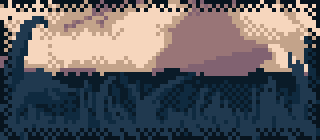
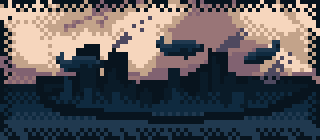
Comparing the layer stacks of the two 320px x 140px images. Changes:
removed layer "Layer 3" over left=0, top=16, right=320, bottom=140
added layer "Layer 13" above "Layer 12" over left=244, top=40, right=280, bottom=64
added layer "Layer 12" above "Layer 11" over left=56, top=52, right=104, bottom=76
added layer "Layer 11" above "Layer 9" over left=156, top=36, right=204, bottom=60
added layer "Layer 9" above "Layer 10" over left=48, top=16, right=300, bottom=112
added layer "Layer 10" above "Title" over left=36, top=76, right=320, bottom=124
added layer "Title" above "Layer 8" over left=0, top=84, right=320, bottom=140
